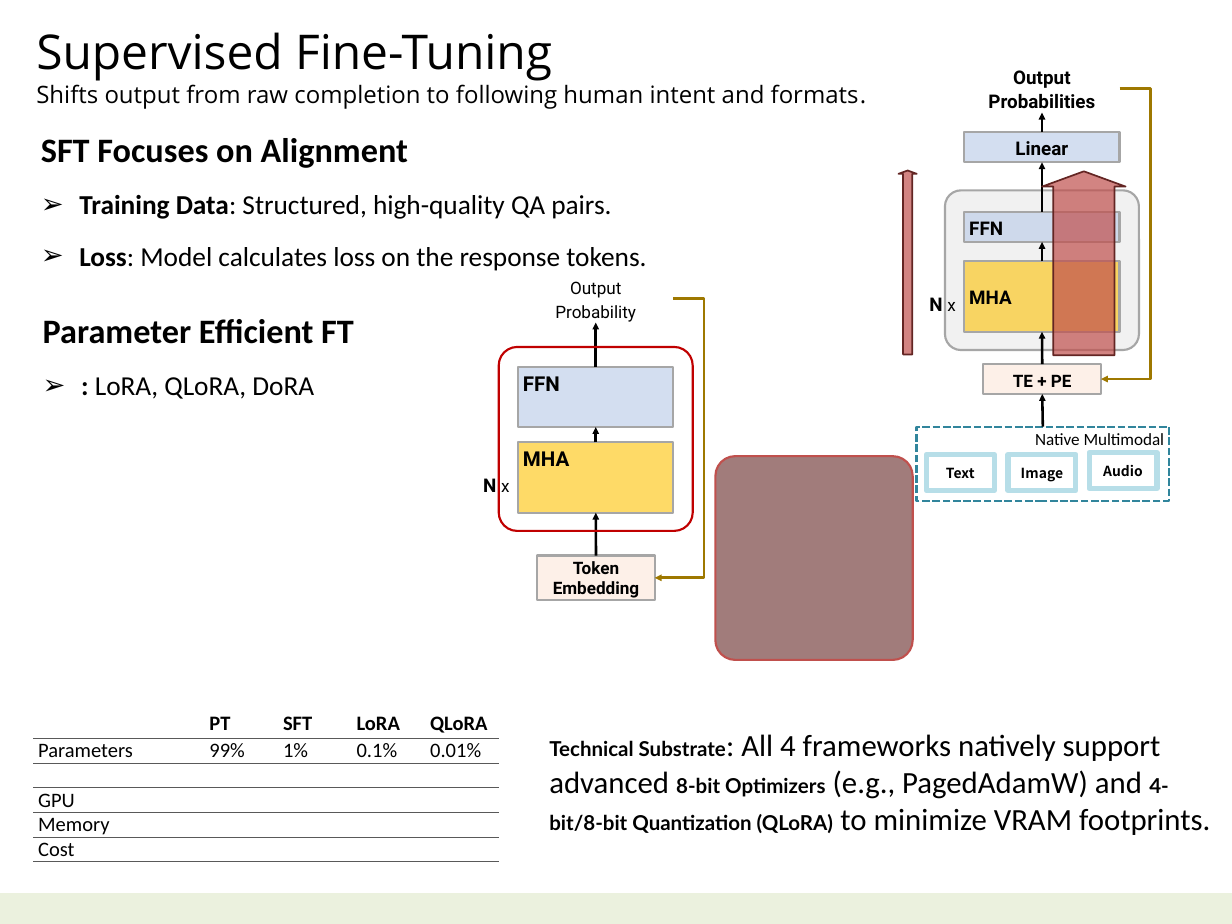
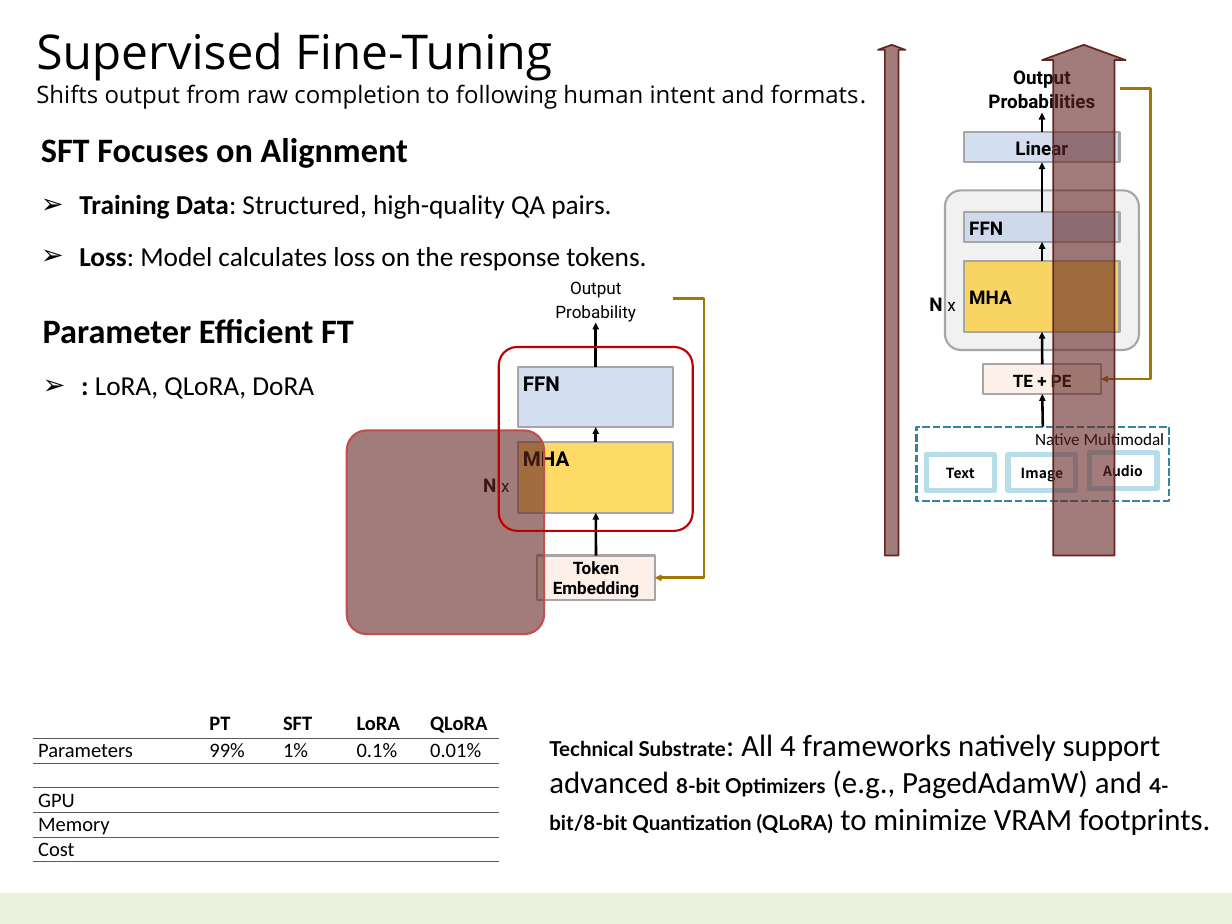
Before and after one commit to navibator/crazy-ai, a slide deck: slide 11 of ai-gemma.pptx. Drawn at 1232x924 pixels with LibreOffice and Linux fonts; fonts in the diff are those of the drawing. Boxes give left, top, right and bottom in pixels: in the first picture for what was removed or moved away, otherwise in the second. Text is boxed around its words. In the diff, an @@ line names an element or a change of style, - is before the commit and + after.

```diff
--- a/ai-gemma.pptx
+++ b/ai-gemma.pptx
@@ down arrow at (878,44,906,556): fill #C0504D at 70% opacity to #632523 at 60% opacity @@
@@ down arrow: place and size @@
-down arrow at (898,170,917,354)
+down arrow at (878,44,906,556)
@@ down arrow: place and size @@
-down arrow at (1042,171,1126,355)
+down arrow at (1042,44,1126,556)
@@ down arrow at (1042,44,1126,556): fill #C0504D at 70% opacity to #632523 at 60% opacity @@
@@ rounded rectangle: place and size @@
-rounded rectangle at (716,456,913,659)
+rounded rectangle at (347,430,545,633)
```
Also in this commit, not shown: 2 other slides changed.
